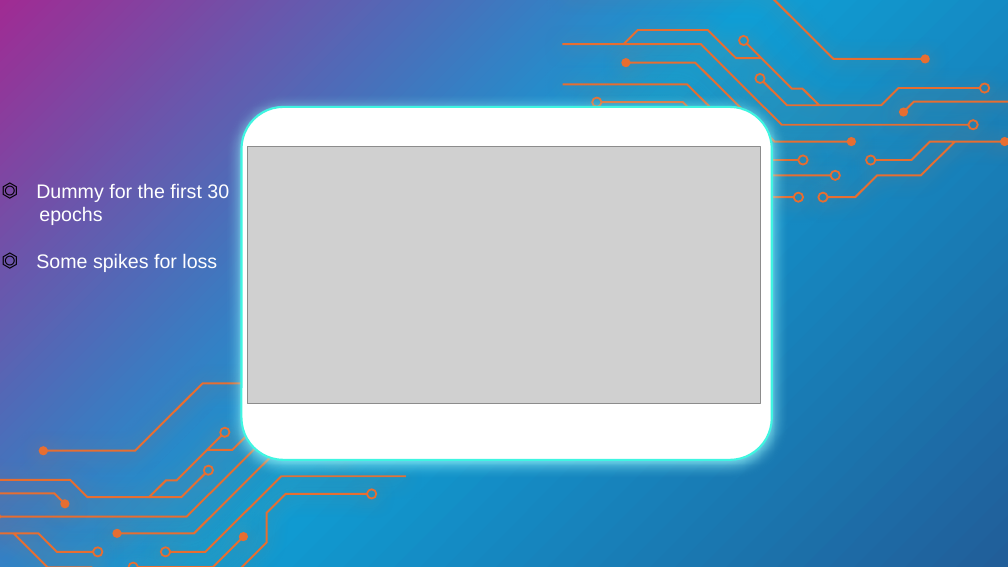
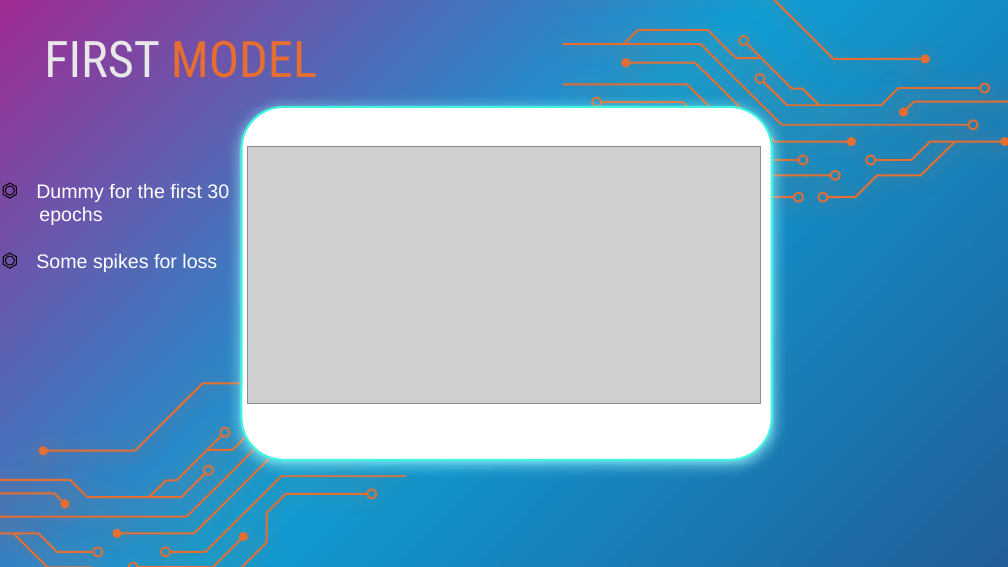
Before and after one commit to FilippoCrc/Predicting-Pedestrian-Intention, a slide deck: slide 19 of Pedestrian_Crossing_intention_.pptx. Drawn at 1008x567 pixels with LibreOffice and Linux fonts; fonts in the diff are those of the drawing; grey boxes stand for pictures. Boxes give left, top, right and bottom in pixels: in the first picture for what was removed or moved away, otherwise in the second. Text is boxed around its words. In the diff, an @@ line names an element or a change of style, - is before the commit and + after.

```diff
--- a/Pedestrian_Crossing_intention_.pptx
+++ b/Pedestrian_Crossing_intention_.pptx
@@ title added at (44,40,317,78), 36 pt, text #E8E8E8 @@
+FIRST MODEL
```
Also in this commit, not shown: 1 slide added, 1 other file.
